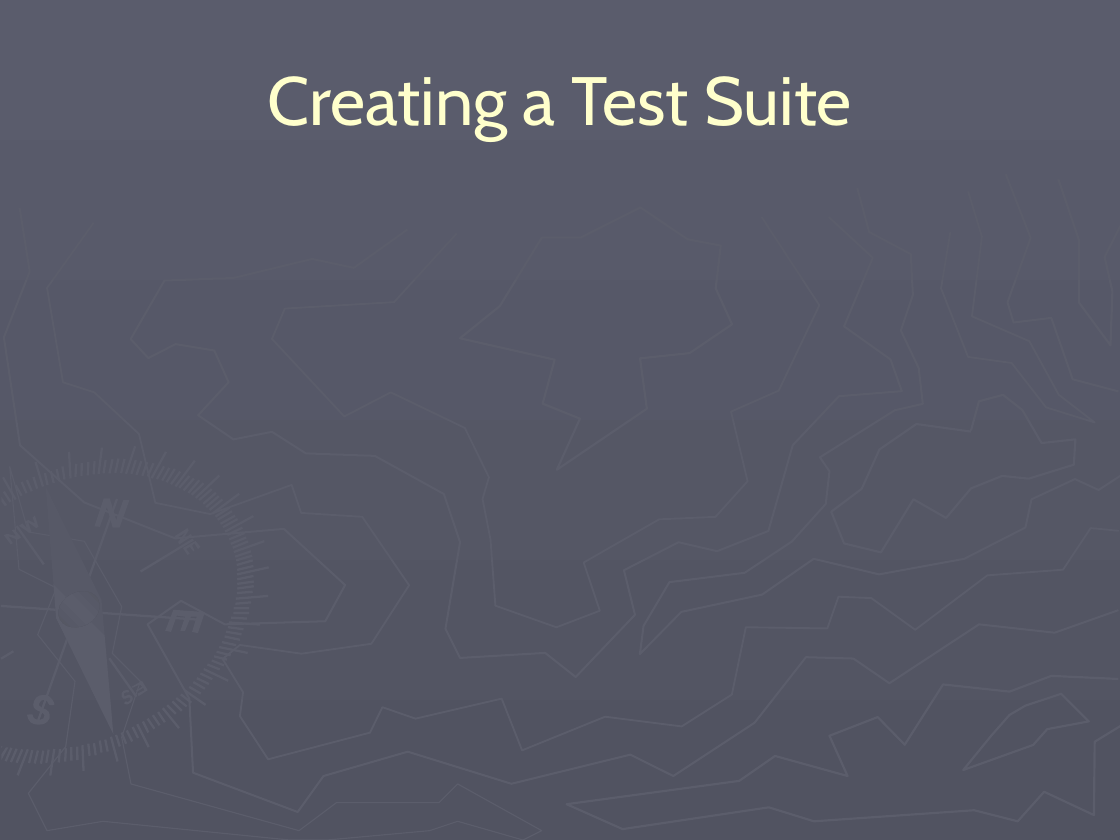
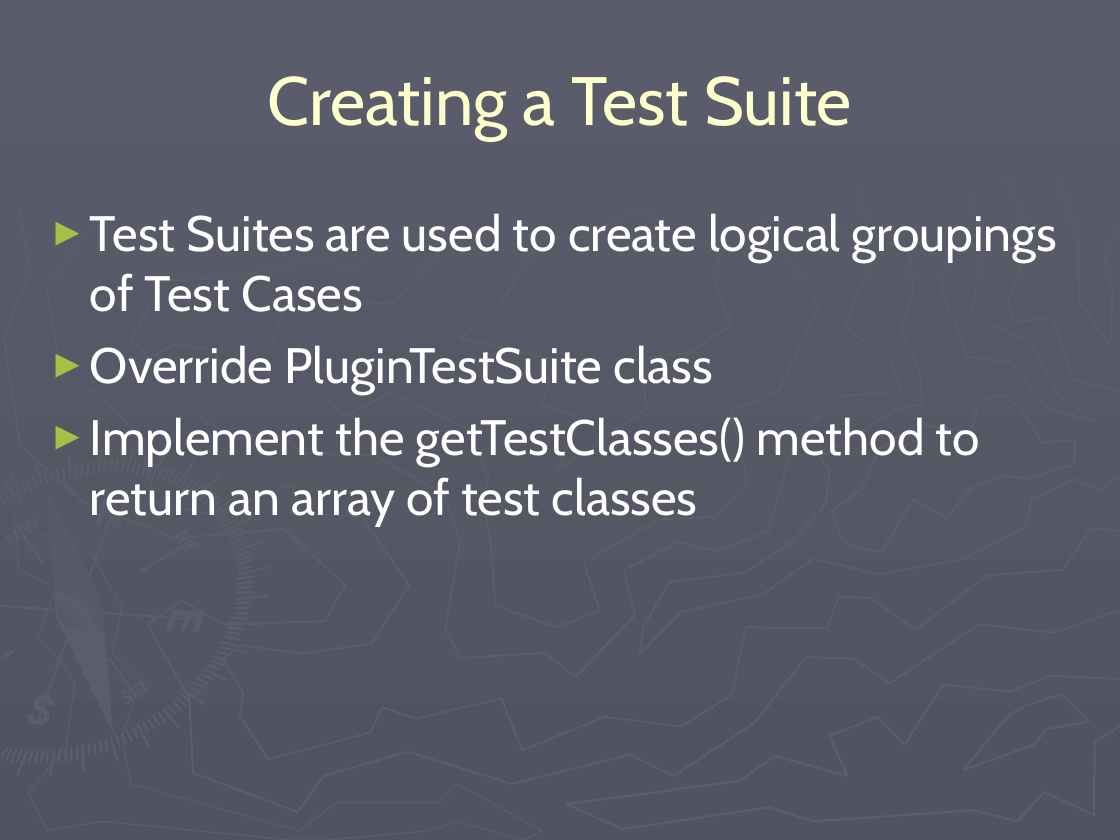
Before and after one commit to codeaudit/cougaar-cougaarunit, a slide deck: slide 12 of CougaarUnit/CougaarUnit Training.ppt (slide 9 before the commit). Drawn at 1120x840 pixels with LibreOffice and Linux fonts; fonts in the diff are those of the drawing. Boxes give left, top, right and bottom in pixels: in the first picture for what was removed or moved away, otherwise in the second. Text is boxed around its words. In the diff, an @@ line names an element or a change of style, - is before the commit and + after.

```diff
--- a/CougaarUnit/CougaarUnit Training.ppt
+++ b/CougaarUnit/CougaarUnit Training.ppt
@@ text added at [90, 213, 1057, 525], 32 pt, text #FFFFFF @@
+► Test Suites are used to create logical groupings of Test Cases
+► Override PluginTestSuite class
+► Implement the getTestClasses() method to return an array of test classes
```
Also in this commit, not shown: 3 other slides changed, 4 slides added.
